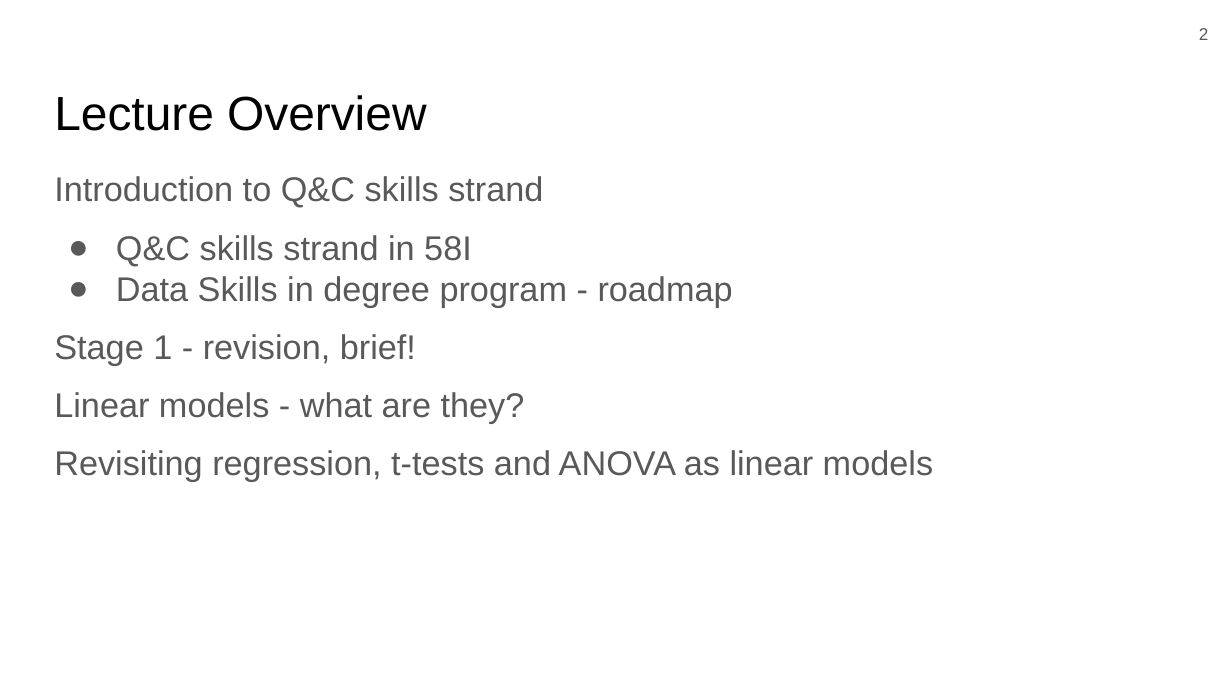
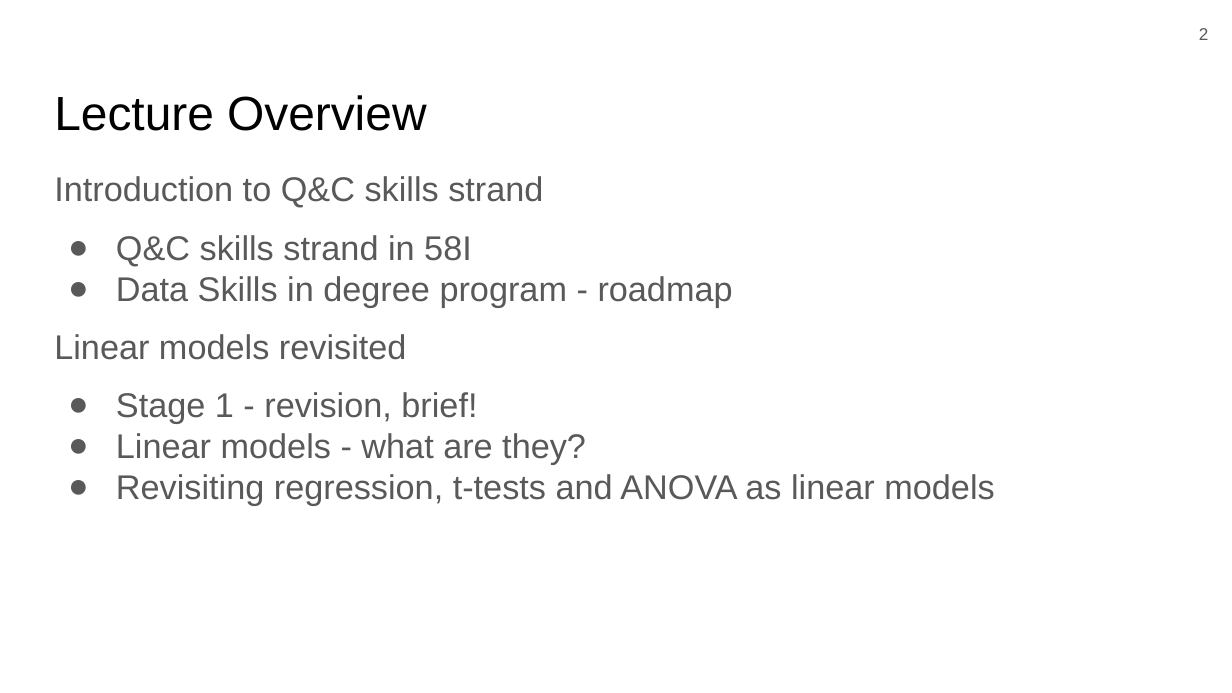
Before and after one commit to 3mmaRand/58I_quant_and_comp_2019, a slide deck: slide 2 of slides/introduction_2019.pptx. Drawn at 1232x693 pixels with LibreOffice and Linux fonts; fonts in the diff are those of the drawing; background and template pictures are left out. Boxes give left, top, right and bottom in pixels: in the first picture for what was removed or moved away, otherwise in the second. Text is boxed around its words. In the diff, an @@ line names an element or a change of style, - is before the commit and + after.

```diff
--- a/slides/introduction_2019.pptx
+++ b/slides/introduction_2019.pptx
@@ text at [54, 334, 407, 360]: paragraph added @@
+Linear models revisited
@@ text at [116, 392, 994, 506]: bullet none to ●; less space between paragraphs @@
```
Also in this commit, not shown: 8 other slides changed, 2 slides removed, 3 other files.
